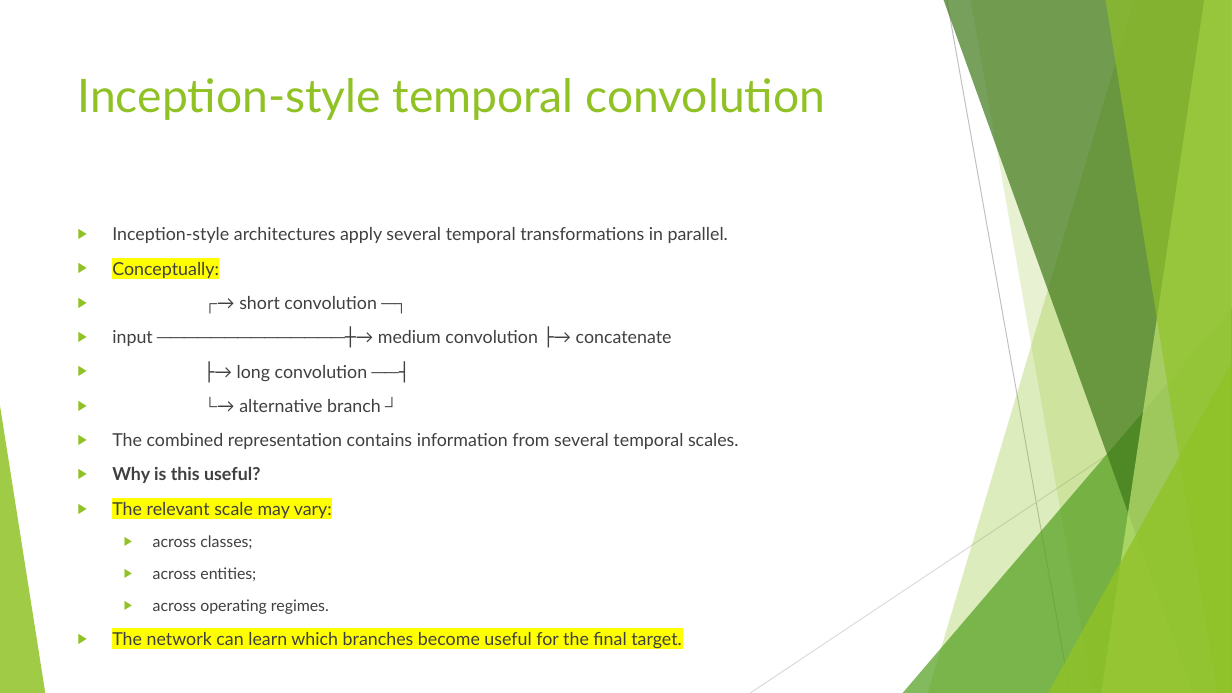
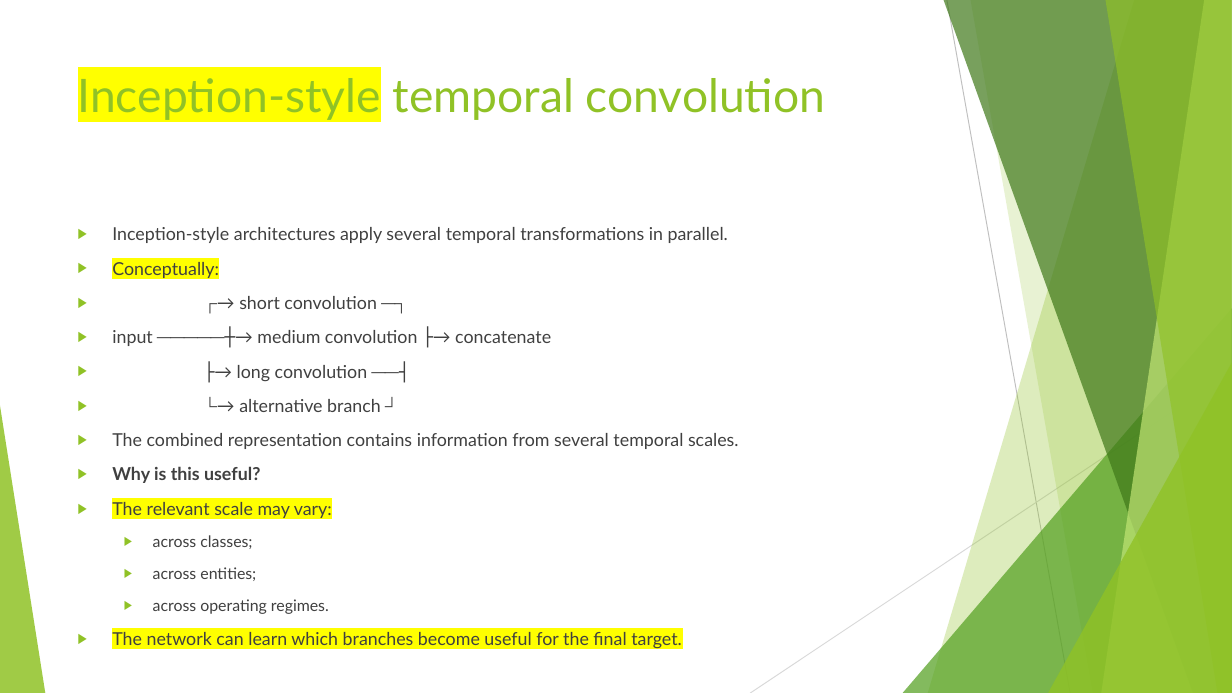
Before and after one commit to FranzGH/timeseries, a slide deck: slide 236 of Slides/05 CNNs.pptx. Drawn at 1232x693 pixels with LibreOffice and Linux fonts; fonts in the diff are those of the drawing. Boxes give left, top, right and bottom in pixels: in the first picture for what was removed or moved away, otherwise in the second. Text is boxed around its words. In the diff, an @@ line names an element or a change of style, - is before the commit and + after.

```diff
--- a/Slides/05 CNNs.pptx
+++ b/Slides/05 CNNs.pptx
@@ title "Inception-style temporal convolution" at [78,78,826,120]: highlight none to #FFFF00 in "Inception-style" @@
@@ text at [112,330,551,346]: text changed @@
-▶ input ──────────────┼→ medium convolution ├→ concatenate
+▶ input ─────┼→ medium convolution ├→ concatenate
```
Also in this commit, not shown: 32 other slides changed, 1 slide added, 5 other files.
